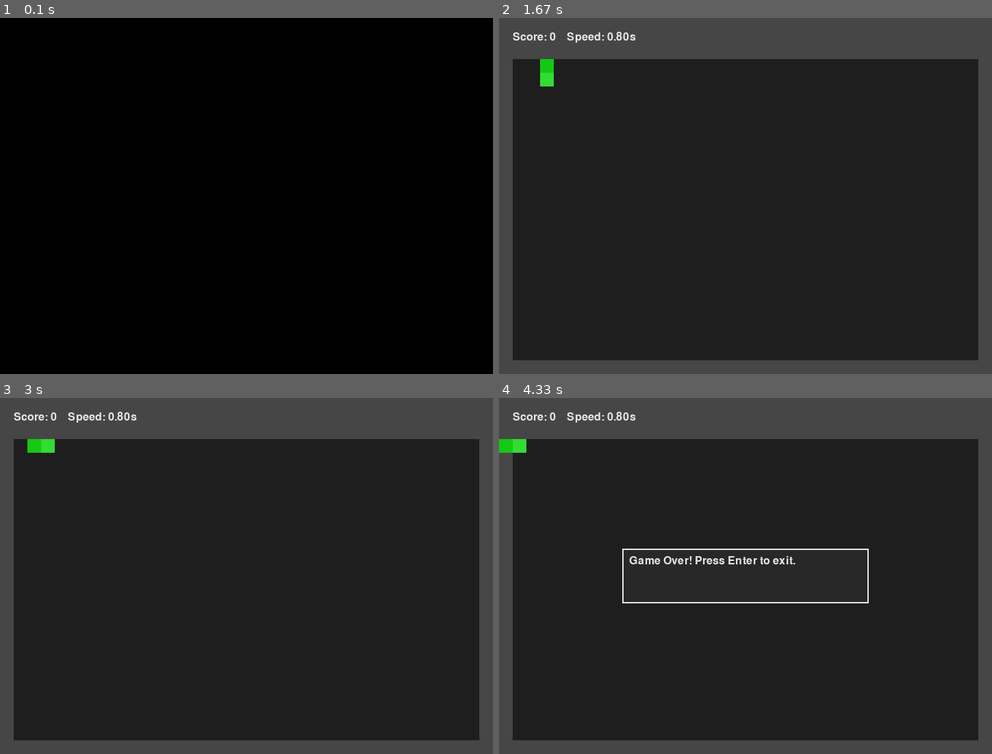
Above: before the commit, frames 1-4 (two rows, left to right).
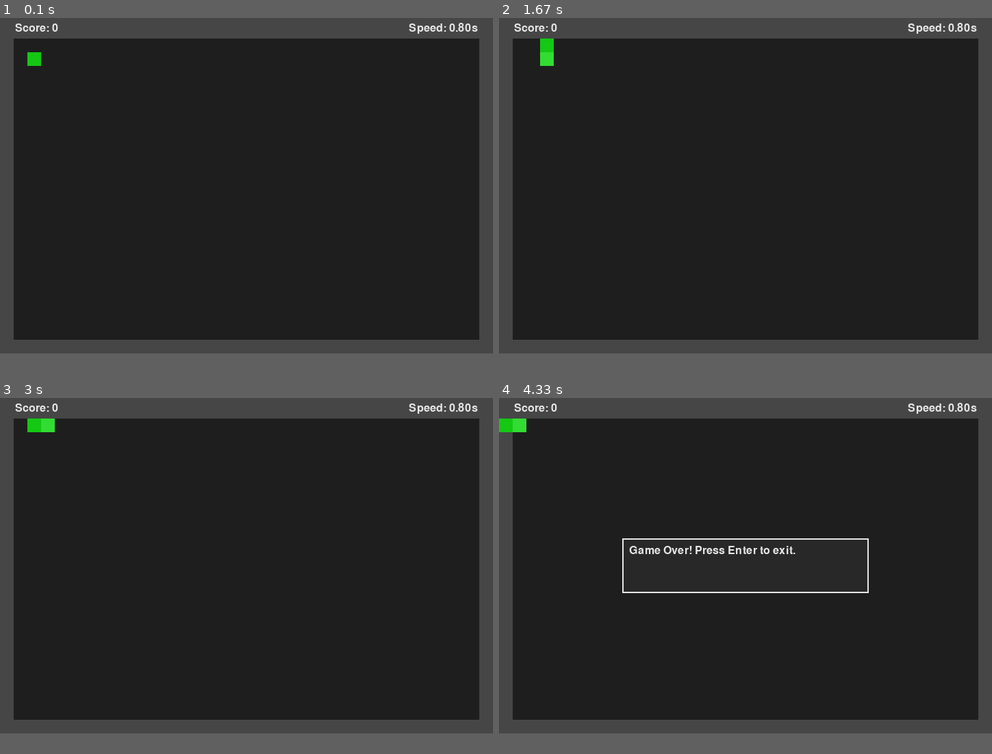
Above: after the commit, the same moments.

Repository: altoidbox/snake
Game: pygame game, started from pygame/snake.py
Two runs of this game, one before a commit and one after it. Both use one fixed random seed, a clock stepped at 60 frames per second and the inputs below.
Inputs:
- Up to frame 1 (0.1 s): no input
- Up to frame 2 (1.67 s): hold Enter 0.33-0.8 s; hold Right 0.33-0.8 s; hold Up from 1.33 s (still down)
- Up to frame 3 (3 s): release Up at 1.8 s; hold Left 2.33-2.87 s
- Up to frame 4 (4.33 s): no input
The window is 720x520 before the commit and 720x490 after it. Grey fills any space a smaller window leaves; there, only what the larger window draws over its background counts as a difference.

The runs differ from the first frame. In frame 1, 94% of the frame differs, in the area x 0-100%, y 0-95%; in frame 2, 12%; in frame 3, 12%; in frame 4, 13%.

Commit message:
Move main logic into Game class. Separate draw logic from run logic. Update score bar rendering.

Diff:
--- a/pygame/snake.py
+++ b/pygame/snake.py
@@ -12,10 +12,11 @@
 
 # Configuration
 CELL = 20
+SCORE_BAR_HEIGHT = 10
 GRID_W = 36
 GRID_H = 24
 WINDOW_W = GRID_W * CELL
-WINDOW_H = GRID_H * CELL + 40  # extra for score bar
+WINDOW_H = GRID_H * CELL + SCORE_BAR_HEIGHT  # extra for score bar
 FPS = 60
 
 STARTING_INTERVAL = 0.8
@@ -66,7 +67,7 @@
 
 
 def draw_cell(surface, pos: Point, color):
-    rect = pygame.Rect(pos.x * CELL, pos.y * CELL + 40, CELL, CELL)
+    rect = pygame.Rect(pos.x * CELL, pos.y * CELL + SCORE_BAR_HEIGHT, CELL, CELL)
     pygame.draw.rect(surface, color, rect)
 
 
@@ -116,106 +117,119 @@
         return len(self.body)
 
 
+class Game(object):
+    def __init__(self):
+        pygame.init()
+        self.screen = pygame.display.set_mode((WINDOW_W, WINDOW_H))
+        pygame.display.set_caption("Snake (pygame)")
+        self.clock = pygame.time.Clock()
+        self.font = pygame.font.SysFont(None, 24)
+
+        # Initialize game state
+        self.interval = STARTING_INTERVAL
+        self.snake = Snake(Point(2, 2), direction=RIGHT, length=BASE_LENGTH)
+        self.treats = {}
+        self.treat_counter = 20
+        self.score = 0
+
+        self.last_move = time.time()
+        self.running = True
+        self.game_over = False
+
+    def run(self):
+        self.draw()
+        while self.running:
+            now = time.time()
+            for event in pygame.event.get():
+                if event.type == pygame.QUIT:
+                    self.running = False
+                elif event.type == pygame.KEYDOWN:
+                    nd = KEY_MAP.get(event.key)
+                    if nd:
+                        # prevent reverse
+                        if len(self.snake) < 2 or self.snake.head + nd != self.snake.body[-2]:
+                            self.snake.direction = nd
+
+            # Move on interval
+            if now - self.last_move >= self.interval:
+                self.last_move = now
+                try:
+                    self.snake.move()
+                except ValueError:
+                    self.game_over = True
+                else:
+                    # Treat logic
+                    if self.snake.head in self.treats:
+                        self.treats.pop(self.snake.head)
+                        self.snake.length += 1
+                        self.score += 1
+                        self.interval = max(0.1, self.interval * 0.92)
+
+                    self.treat_counter -= 1
+                    if self.treat_counter <= 0 and len(self.treats) < 3:
+                        self.treats[spawn_treat(self.snake, self.treats)] = random.choice(TREAT_COLORS)
+                        self.treat_counter = random.randint(10, 20)
+                    elif self.treat_counter < 0 or (len(self.treats) == 0 and self.treat_counter > 5):
+                        self.treat_counter = random.randint(1, 5)
+
+            self.clock.tick(FPS)
+            self.draw()
+
+            # If game over, show dialog and wait for key
+            if self.game_over:
+                dialog(self.screen, self.font, "Game Over! Press Enter to exit.")
+                # freeze until user presses enter/esc/q or closes
+                while True:
+                    ev = pygame.event.wait()
+                    if ev.type == pygame.QUIT:
+                        self.running = False
+                        break
+                    if ev.type == pygame.KEYDOWN and ev.key in (pygame.K_RETURN, pygame.K_ESCAPE, pygame.K_q):
+                        self.running = False
+                        break
+
+        pygame.quit()
+        sys.exit()
+
+    def draw(self):
+        self.screen.fill(BG)
+
+        # draw border area background
+        pygame.draw.rect(self.screen, GRID_COLOR, (0, SCORE_BAR_HEIGHT, WINDOW_W, WINDOW_H - SCORE_BAR_HEIGHT))
+        # border
+        for x in range(GRID_W):
+            draw_cell(self.screen, Point(x, 0), BORDER_COLOR)
+            draw_cell(self.screen, Point(x, GRID_H - 1), BORDER_COLOR)
+        for y in range(GRID_H):
+            draw_cell(self.screen, Point(0, y), BORDER_COLOR)
+            draw_cell(self.screen, Point(GRID_W - 1, y), BORDER_COLOR)
+
+        # score bar
+        pygame.draw.rect(self.screen, BORDER_COLOR, (0, 0, WINDOW_W, SCORE_BAR_HEIGHT))
+        left_txt = self.font.render(f"Score: {self.score}", True, TEXT_COLOR)
+        self.screen.blit(left_txt, (CELL + CELL//10, (CELL + SCORE_BAR_HEIGHT - left_txt.get_height()) // 2))
+        right_txt = self.font.render(f"Speed: {self.interval:.2f}s", True, TEXT_COLOR)
+        self.screen.blit(right_txt, (WINDOW_W - CELL - (CELL//10) - right_txt.get_width(), (CELL + SCORE_BAR_HEIGHT - right_txt.get_height()) // 2))
+
+        # treats
+        for t, col in self.treats.items():
+            # draw a circle centered in the cell
+            cx = t.x * CELL + CELL // 2
+            cy = t.y * CELL + SCORE_BAR_HEIGHT + CELL // 2
+            pygame.draw.circle(self.screen, col, (cx, cy), CELL // 2 - 2)
+
+        # snake body
+        for seg in self.snake.body:
+            draw_cell(self.screen, seg, SNAKE_COLOR)
+        # head
+        draw_cell(self.screen, self.snake.head, HEAD_COLOR)
+
+        pygame.display.flip()
+
+
 def main():
-    pygame.init()
-    screen = pygame.display.set_mode((WINDOW_W, WINDOW_H))
-    pygame.display.set_caption("Snake (pygame)")
-    clock = pygame.time.Clock()
-    font = pygame.font.SysFont(None, 24)
-
-    # Initialize game state
-    interval = STARTING_INTERVAL
-    snake = Snake(Point(2, 2), direction=RIGHT, length=BASE_LENGTH)
-    treats = {}
-    treat_counter = 20
-    score = 0
-
-    last_move = time.time()
-    running = True
-    game_over = False
-
-    while running:
-        now = time.time()
-        for event in pygame.event.get():
-            if event.type == pygame.QUIT:
-                running = False
-            elif event.type == pygame.KEYDOWN:
-                nd = KEY_MAP.get(event.key)
-                if nd:
-                    # prevent reverse
-                    if len(snake) < 2 or snake.head + nd != snake.body[-2]:
-                        snake.direction = nd
-
-        # Move on interval
-        if now - last_move >= interval:
-            last_move = now
-            try:
-                snake.move()
-            except ValueError:
-                game_over = True
-            else:
-                # Treat logic
-                if snake.head in treats:
-                    treats.pop(snake.head)
-                    snake.length += 1
-                    score += 1
-                    interval = max(0.1, interval * 0.92)
-
-                treat_counter -= 1
-                if treat_counter <= 0 and len(treats) < 3:
-                    treats[spawn_treat(snake, treats)] = random.choice(TREAT_COLORS)
-                    treat_counter = random.randint(10, 20)
-                elif treat_counter < 0 or (len(treats) == 0 and treat_counter > 5):
-                    treat_counter = random.randint(1, 5)
-
-            # Draw everything
-            screen.fill(BG)
-            # score bar
-            pygame.draw.rect(screen, BORDER_COLOR, (0, 0, WINDOW_W, 40))
-            score_text = font.render(f"Score: {score}    Speed: {interval:.2f}s", True, TEXT_COLOR)
-            screen.blit(score_text, (CELL, CELL))
-
-            # draw border area background
-            pygame.draw.rect(screen, GRID_COLOR, (0, 40, WINDOW_W, WINDOW_H - 40))
-            # border
-            for x in range(GRID_W):
-                draw_cell(screen, Point(x, 0), BORDER_COLOR)
-                draw_cell(screen, Point(x, GRID_H - 1), BORDER_COLOR)
-            for y in range(GRID_H):
-                draw_cell(screen, Point(0, y), BORDER_COLOR)
-                draw_cell(screen, Point(GRID_W - 1, y), BORDER_COLOR)
-
-            # treats
-            for t, col in treats.items():
-                # draw a circle centered in the cell
-                cx = t.x * CELL + CELL // 2
-                cy = t.y * CELL + 40 + CELL // 2
-                pygame.draw.circle(screen, col, (cx, cy), CELL // 2 - 2)
-
-            # snake body
-            for seg in snake.body:
-                draw_cell(screen, seg, SNAKE_COLOR)
-            # head
-            draw_cell(screen, snake.head, HEAD_COLOR)
-
-            pygame.display.flip()
-        clock.tick(FPS)
-
-        # If game over, show dialog and wait for key
-        if game_over:
-            dialog(screen, font, "Game Over! Press Enter to exit.")
-            # freeze until user presses enter/esc/q or closes
-            while True:
-                ev = pygame.event.wait()
-                if ev.type == pygame.QUIT:
-                    running = False
-                    break
-                if ev.type == pygame.KEYDOWN and ev.key in (pygame.K_RETURN, pygame.K_ESCAPE, pygame.K_q):
-                    running = False
-                    break
-
-    pygame.quit()
-    sys.exit()
+    game = Game()
+    game.run()
 
 
 if __name__ == "__main__":
